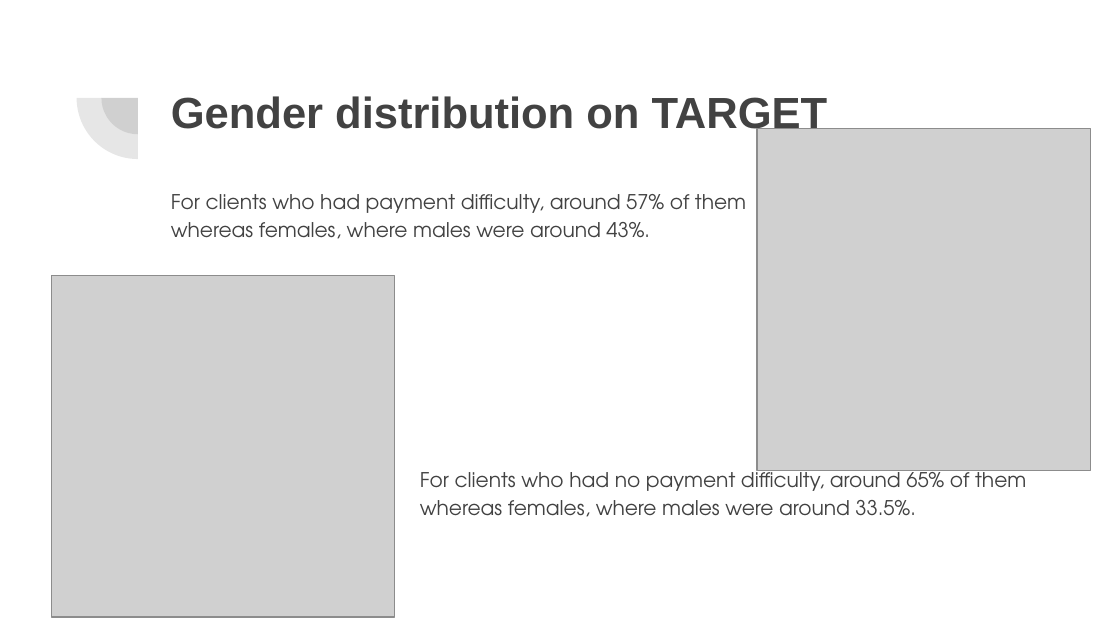
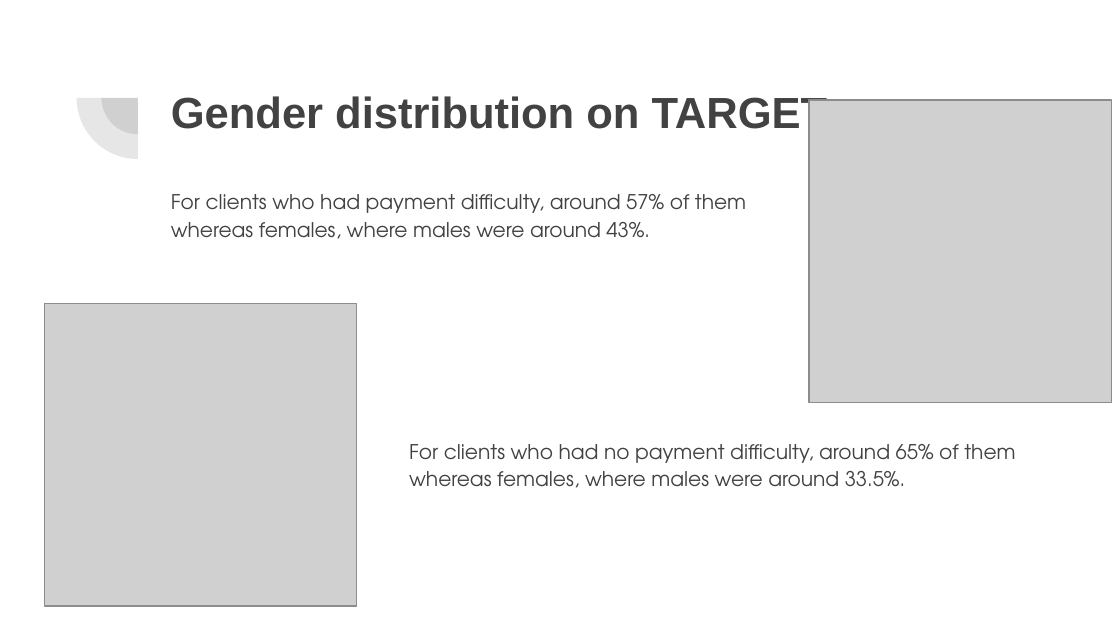
Before and after one commit to acamit/DataScience, a slide deck: slide 6 of Exploratory Data Analysis/Case Study/EDA Case Study -Bank Loan.pptx (slide 4 before the commit). Drawn at 1120x630 pixels with LibreOffice and Linux fonts; fonts in the diff are those of the drawing; grey boxes stand for pictures. Boxes give left, top, right and bottom in pixels: in the first picture for what was removed or moved away, otherwise in the second. Text is boxed around its words. In the diff, an @@ line names an element or a change of style, - is before the commit and + after.

```diff
--- a/Exploratory Data Analysis/Case Study/EDA Case Study -Bank Loan.pptx
+++ b/Exploratory Data Analysis/Case Study/EDA Case Study -Bank Loan.pptx
@@ picture: place and size @@
-picture at bbox=[757, 129, 1091, 470]
+picture at bbox=[809, 100, 1111, 402]
@@ picture: place and size @@
-picture at bbox=[52, 276, 395, 617]
+picture at bbox=[45, 304, 356, 606]
@@ text "For clients who had no ..." rewrapped from bbox=[420, 466, 1026, 517] to bbox=[409, 444, 1015, 488] @@
```
Also in this commit, not shown: 4 other slides changed, 4 slides added, 3 slides removed, 1 other file.
